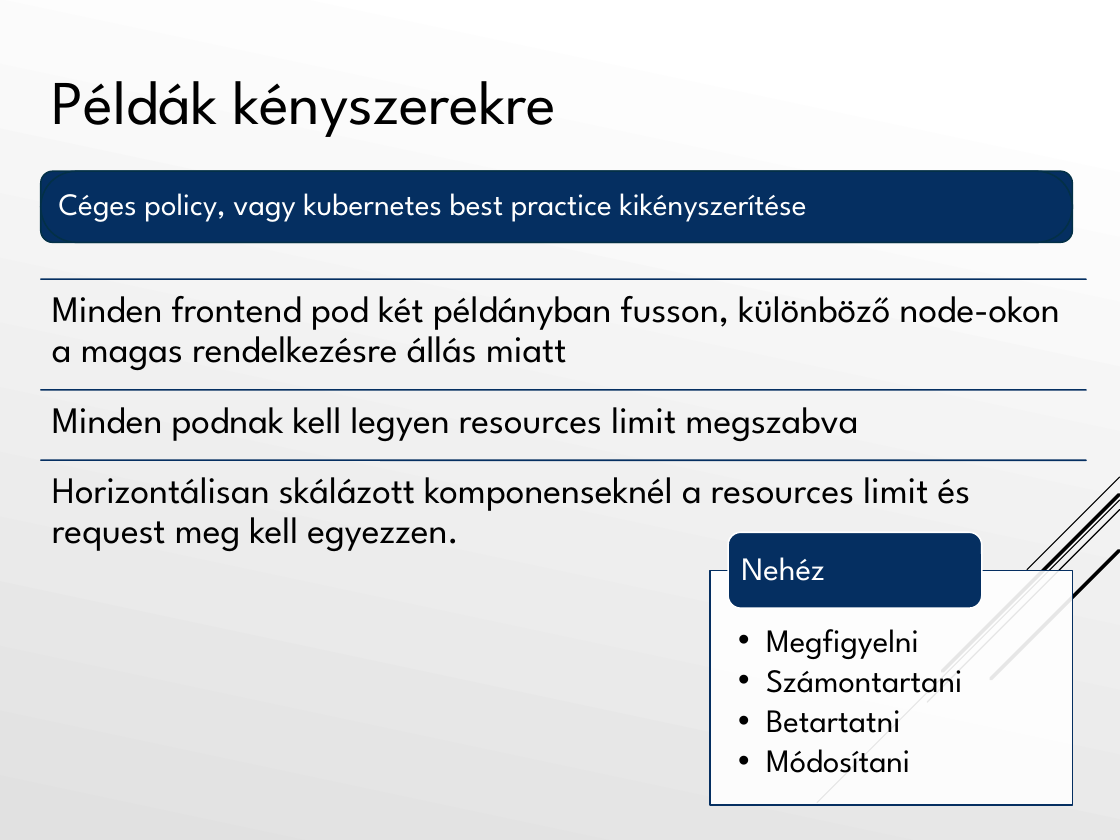
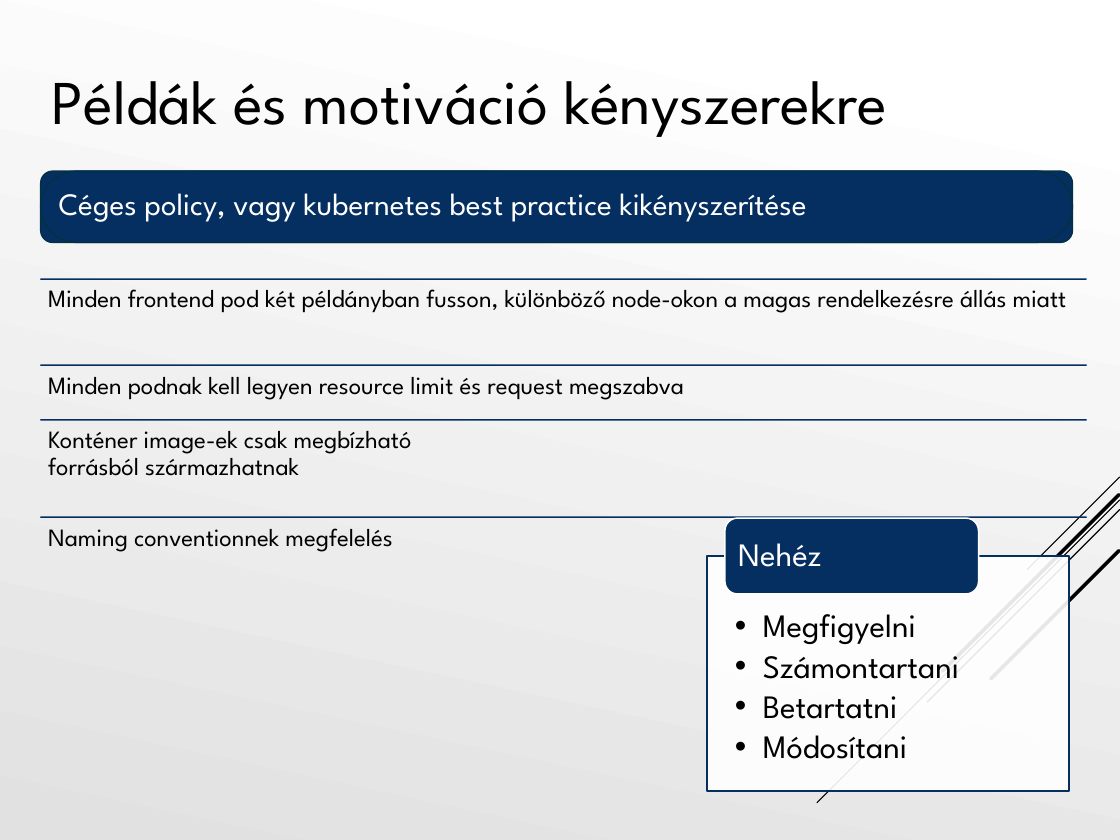
Before and after one commit to Tiegris/KonstrainR, a slide deck: slide 3 of ppt/prezi.pptx. Drawn at 1120x840 pixels with LibreOffice and Linux fonts; fonts in the diff are those of the drawing. Boxes give left, top, right and bottom in pixels: in the first picture for what was removed or moved away, otherwise in the second. Text is boxed around its words. In the diff, an @@ line names an element or a change of style, - is before the commit and + after.

```diff
--- a/ppt/prezi.pptx
+++ b/ppt/prezi.pptx
@@ title at <box>52,81,887,137</box>: text changed @@
-Példák kényszerekre
+Példák és motiváció kényszerekre
@@ text "Minden frontend pod két példányban ..." at <box>48,289,1066,313</box>: size 24 to 16 pt; less space between paragraphs @@
@@ line moved from (40, 390) - (1086, 390) to (40, 365) - (1086, 365) @@
@@ text at <box>48,377,684,400</box>: text changed; size 24 to 16 pt @@
-Minden podnak kell legyen resources limit megszabva
+Minden podnak kell legyen resource limit és request megszabva
@@ line moved from (40, 460) - (1086, 460) to (40, 420) - (1086, 420) @@
@@ text added at <box>48,431,412,476</box>, 16 pt, text #000000 @@
+Konténer image-ek csak megbízható
+forrásból származhatnak
@@ text removed at <box>52,477,971,552</box> @@
-Horizontálisan skálázott komponenseknél a resources limit és request meg kell egyezzen.
@@ line added from (40, 517) to (1086, 517), #052F61 1 pt @@
@@ text added at <box>48,528,392,552</box>, 16 pt, text #000000 @@
+Naming conventionnek megfelelés
@@ text "Nehéz": place and size @@
-text "Nehéz" at <box>741,557,824,581</box>
+text "Nehéz" at <box>738,543,821,567</box>
@@ 1 text, 1 rounded rectangle, 1 rectangle: place and size @@
-1 text, 1 rounded rectangle, 1 rectangle at <box>710,532,1073,805</box>
+1 text, 1 rounded rectangle, 1 rectangle at <box>707,519,1070,791</box>
```
Also in this commit, not shown: 9 other slides changed, 5 slides added, 5 slides removed, 1 other file.
